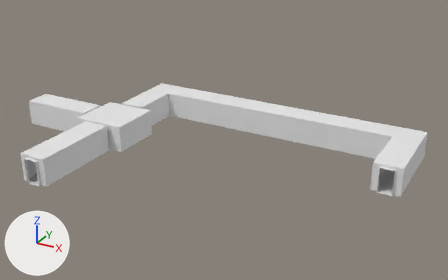
One commit to the Blender file DyNaDeMo/assets/Textures/EscapeRoute.blend: the scene before it, then after it.
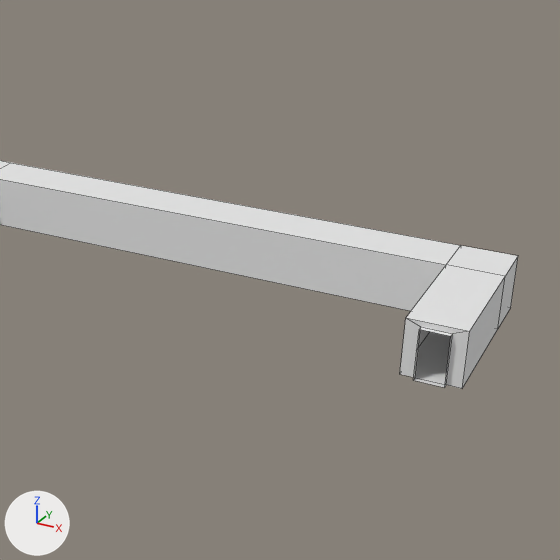
There are two pictures of each version: one whole from a camera (50 mm lens) standing at (14.52, -17.62, 9.74) and looking at (4.58, 0.45, 0.7), one close up on the part from 39% to 100% of the width and 3% to 100% of the height. The axes (+X, +Y, +Z) are drawn at lower left. The lights are the same throughout. The close-ups show mesh edges as thin lines.

Names of what the first close-up shows: 'PuzzleEscapeC'.
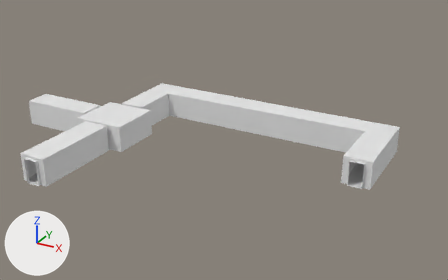
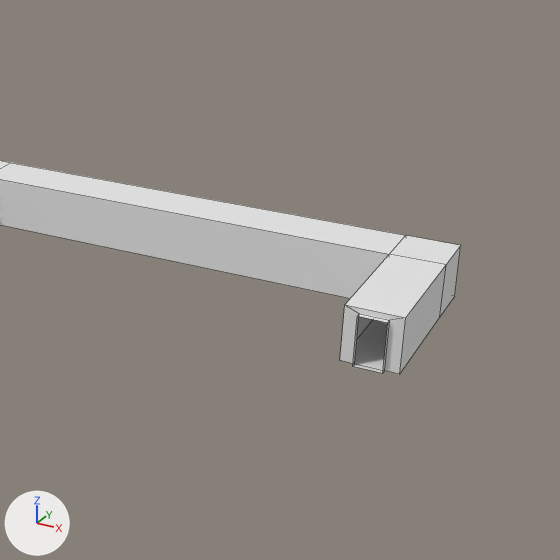
Commit message: Reverse puzzle route (finally)

Location of each change, (x1, y1, x2, y2) in pixels of the close-ups (560 x 560 px; the box of a moved part takes in the faces that stretch with it):
'PuzzleEscapeC', reshaped: before (0, 161, 518, 388); after (0, 161, 461, 374)
part 1 of me_puzzleescapec, moved or reshaped: before (0, 217, 518, 388); after (0, 217, 461, 374)

Diff of the bpy script that builds the scene:
```diff
--- a/DyNaDeMo/assets/Textures/EscapeRoute.blend.py
+++ b/DyNaDeMo/assets/Textures/EscapeRoute.blend.py
@@ me_puzzleescapec @@
 me_puzzleescapec.from_pydata(...)  # 40 vertices, 34 faces; spans x -3.83..3.83, y -1.0..6.0, z 0.0..1.0
 # used by ob_puzzleescapec; location = (5.25, 3.5, 0.0); rotation_euler = (0.0, 0.0, 3.142), in degrees (0, 0, 180); scale = (1.5, 0.5, 1.0)
+# me_puzzleescapec part 1: all 20 vertices in x -3.83..-3.17, y -1.0..6.0, z 0.0..1.0 are moved by (0.67, 0.0, 0.0)
 me_puzzleescapec.materials.append(mat_room)
```
